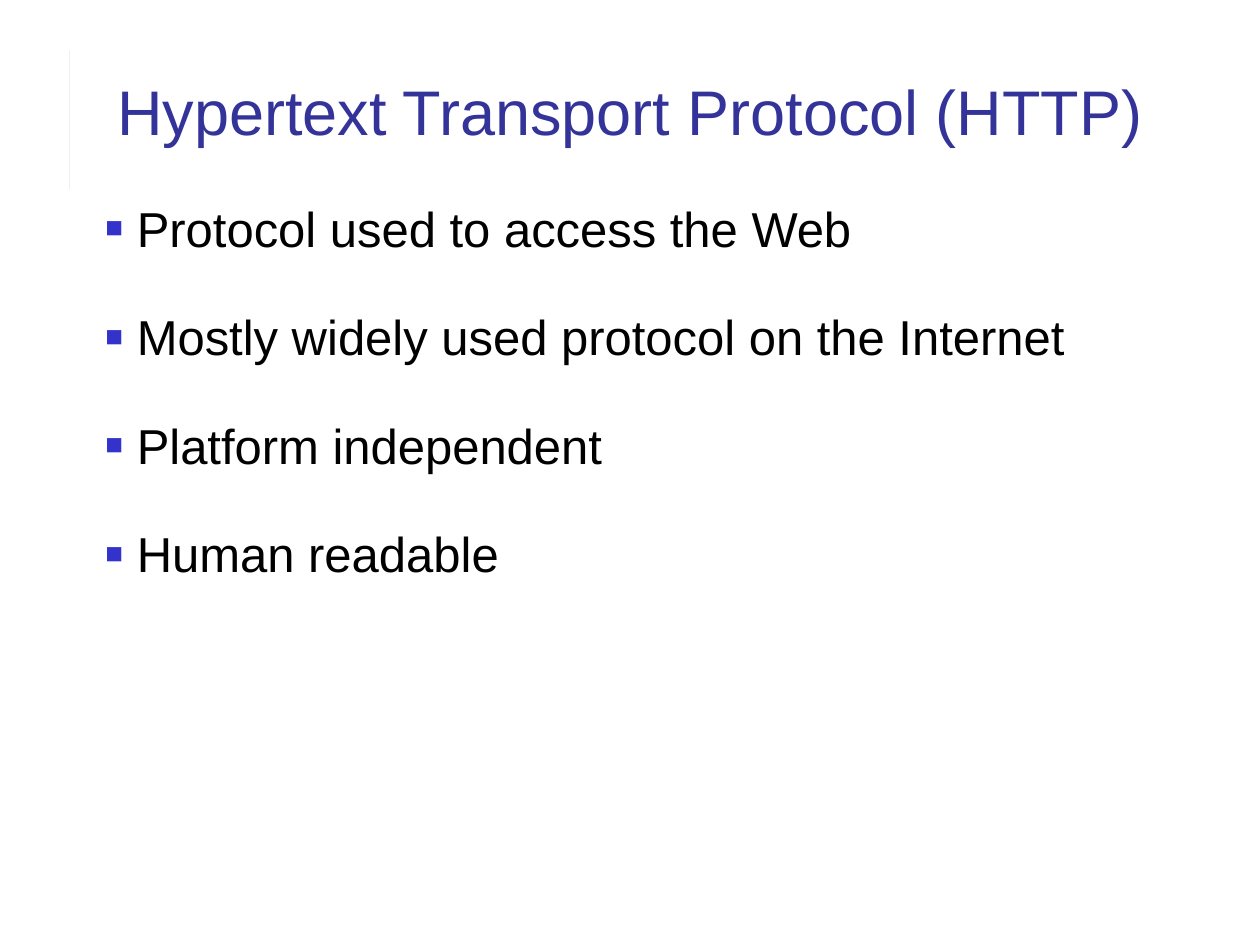
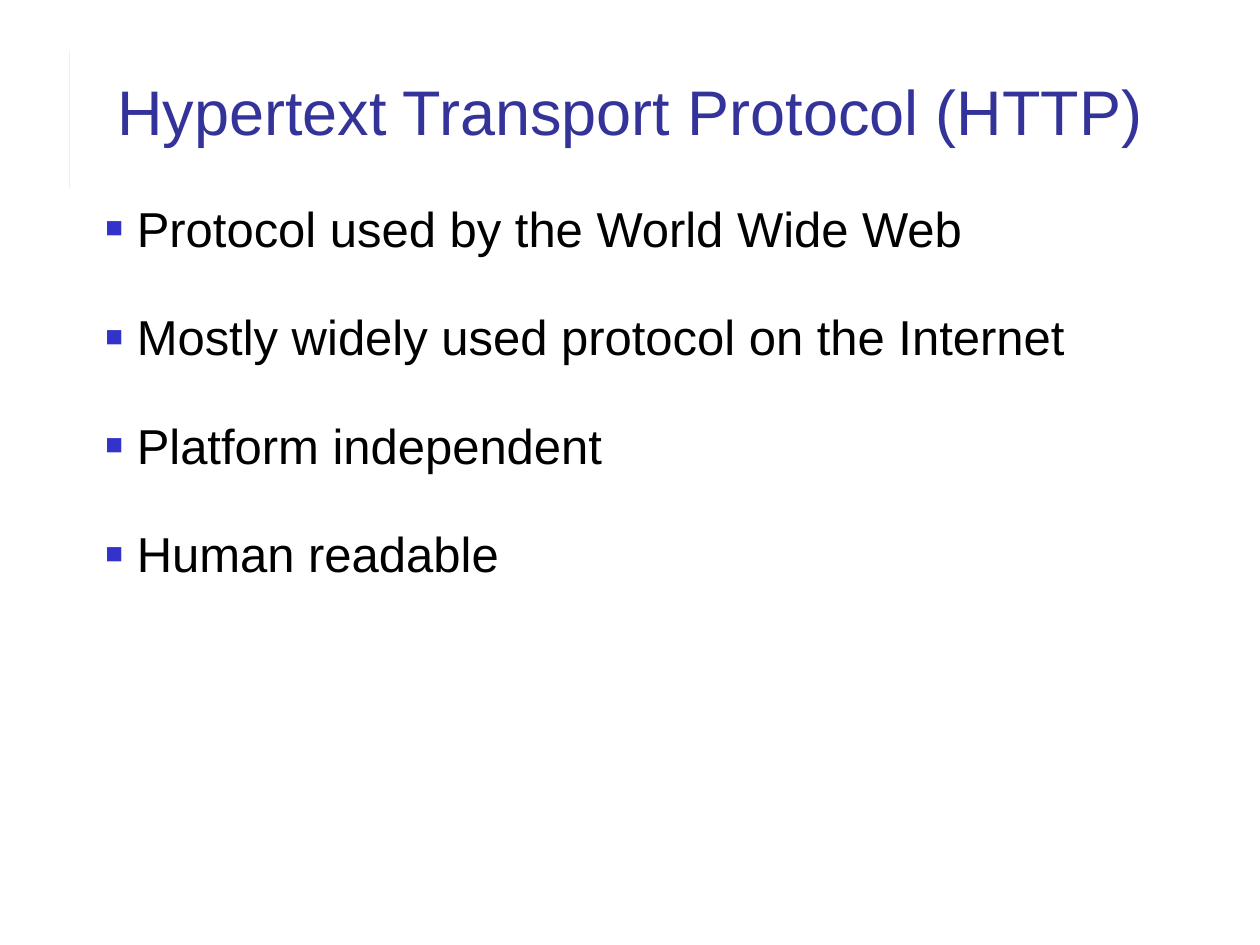
Before and after one commit to cpske/ISP, a slide deck: slide 2 of web/HTTP.ppt. Drawn at 1260x945 pixels with LibreOffice and Linux fonts; fonts in the diff are those of the drawing. Boxes give left, top, right and bottom in pixels: in the first picture for what was removed or moved away, otherwise in the second. Text is boxed around its words. In the diff, an @@ line names an element or a change of style, - is before the commit and + after.

Commit message:
update slides on HTTP

```diff
--- a/web/HTTP.ppt
+++ b/web/HTTP.ppt
@@ text at (137, 211, 962, 257): text changed @@
-■ Protocol used to access the Web
+■ Protocol used by the World Wide Web
```
Also in this commit, not shown: 29 other slides changed, 4 slides added, 1 other file.
